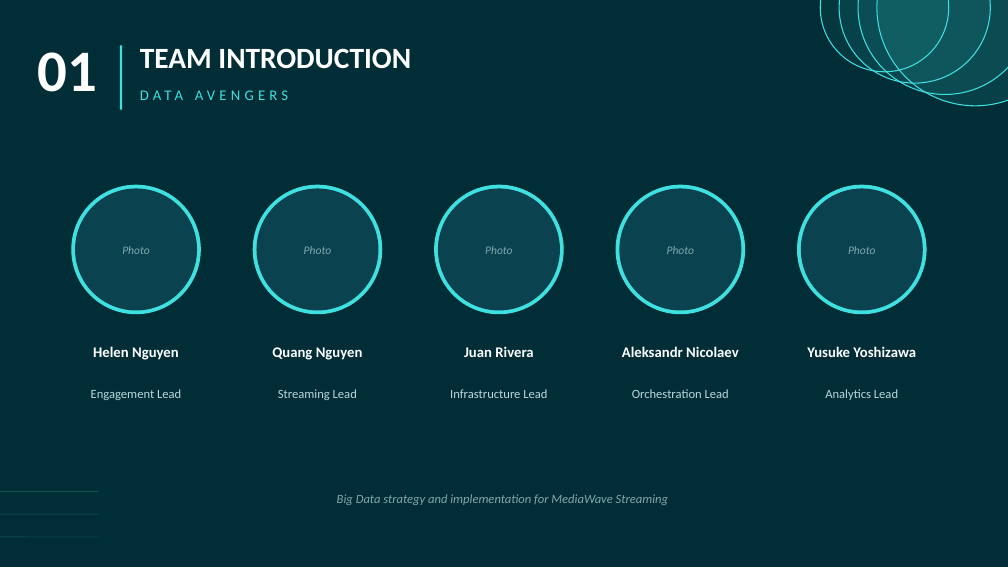
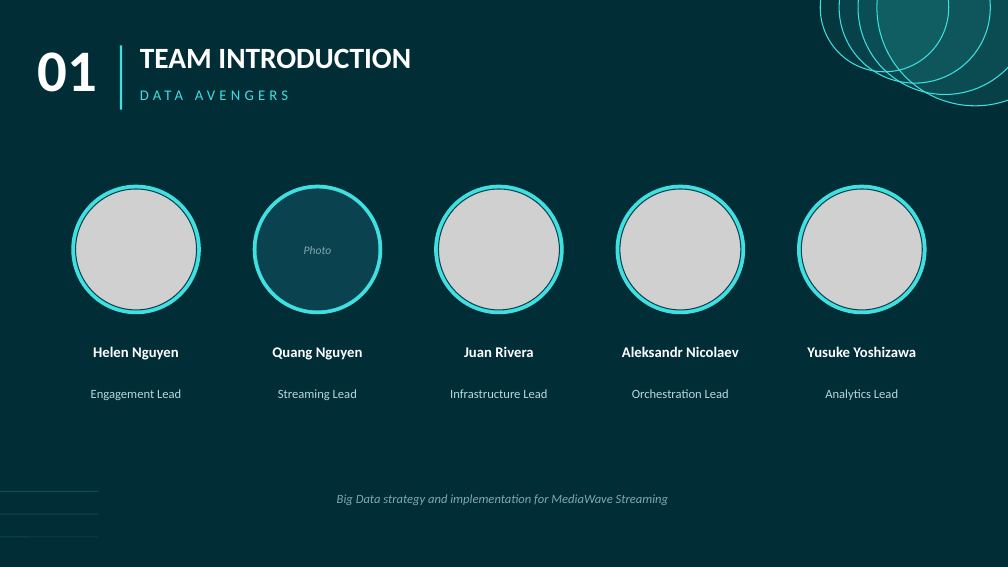
Before and after one commit to qua-ng/ism4545-data-avengers, a slide deck: slide 2 of Final Project/presentation/Slides.pptx. Drawn at 1008x567 pixels with LibreOffice and Linux fonts; fonts in the diff are those of the drawing; grey boxes stand for pictures. Boxes give left, top, right and bottom in pixels: in the first picture for what was removed or moved away, otherwise in the second. Text is boxed around its words. In the diff, an @@ line names an element or a change of style, - is before the commit and + after.

```diff
--- a/Final Project/presentation/Slides.pptx
+++ b/Final Project/presentation/Slides.pptx
@@ ellipse removed at [76, 189, 197, 310] @@
@@ picture added at [76, 189, 197, 310] @@
@@ ellipse removed at [439, 189, 560, 310] @@
@@ picture added at [439, 189, 560, 310] @@
@@ ellipse removed at [620, 189, 741, 310] @@
@@ picture added at [620, 189, 741, 310] @@
@@ ellipse removed at [802, 189, 923, 310] @@
@@ picture added at [802, 189, 923, 310] @@
@@ text removed at [122, 246, 150, 254] @@
-Photo
@@ text removed at [485, 246, 513, 254] @@
-Photo
@@ text removed at [667, 246, 695, 254] @@
-Photo
@@ text removed at [848, 246, 876, 254] @@
-Photo
```
Also in this commit, not shown: 15 other slides changed.
